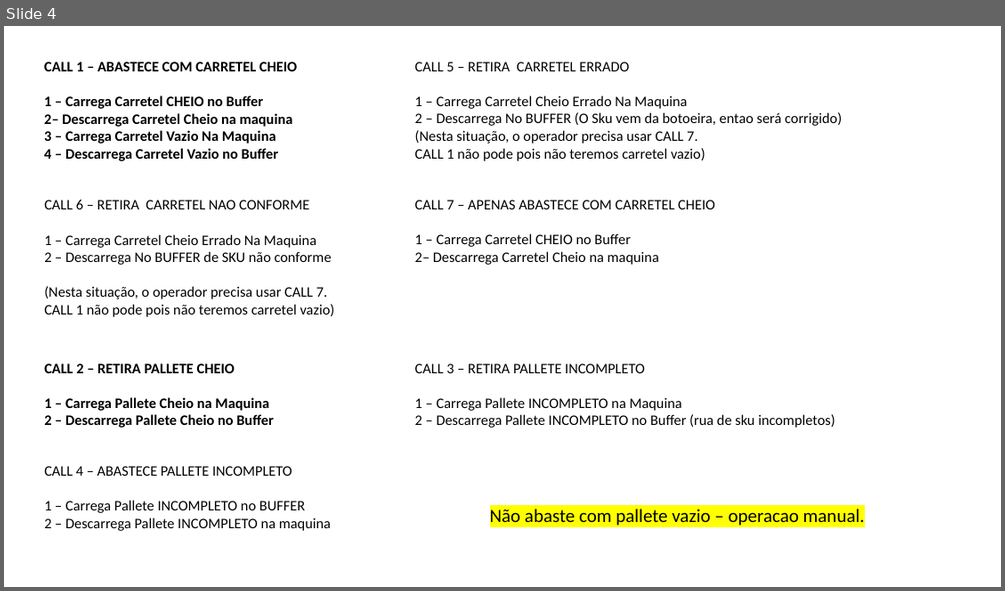
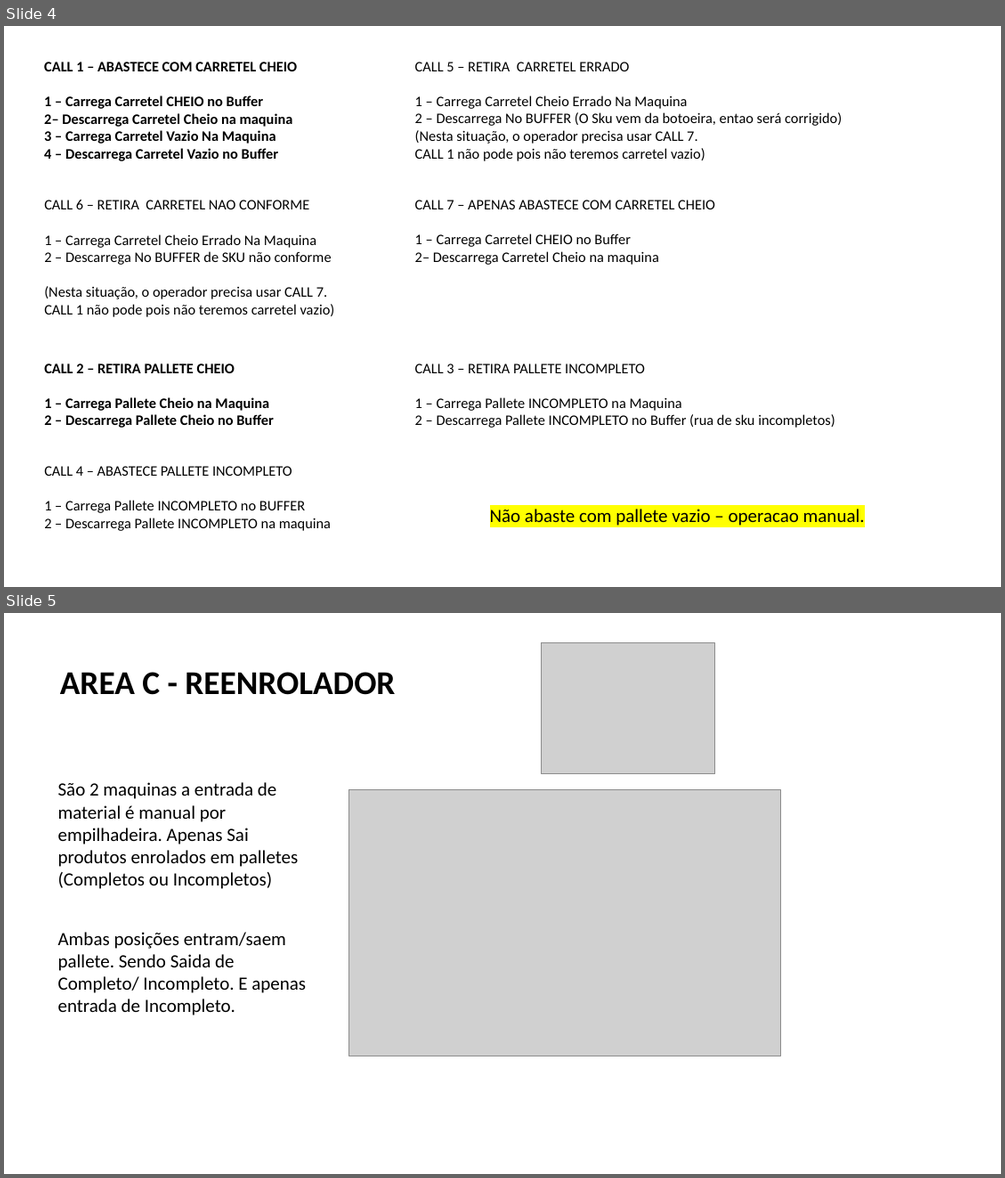
Before and after one commit to fdmartins/tunkers-warehouse-manager, a slide deck: docs/PROCESSO DETALHADO FABIO.pptx. Shown one above the other, each under a label of ours: slide 4 before the commit, slides 4 and 5 after it. The pictures are 1005x591 and 1005x1178 pixels, drawn with LibreOffice and Linux fonts; fonts in the diff are those of the drawing; grey boxes stand for pictures. Boxes give left, top, right and bottom in pixels: in the first picture for what was removed or moved away, otherwise in the second. Text is boxed around its words. In the diff, an @@ line names an element or a change of style, - is before the commit and + after.

Commit message:
implementado - mas falta testar: - REENROLADOR - SPIDER - BARRICA - CAPA CAPA

```diff
--- a/docs/PROCESSO DETALHADO FABIO.pptx
+++ b/docs/PROCESSO DETALHADO FABIO.pptx
@@ slide 5 added at (4,613,1001,1174), background #FFFFFF @@
@@ picture added at (542,643,715,774) @@
@@ text added at (60,672,395,695), 32 pt, text #000000, bold @@
+AREA C - REENROLADOR
@@ text added at (58,782,298,889), 18 pt, text #000000 @@
+São 2 maquinas a entrada de material é manual por empilhadeira. Apenas Sai produtos enrolados em palletes (Completos ou Incompletos)
@@ picture added at (348,789,780,1056) @@
@@ text added at (58,932,306,1015), 18 pt, text #000000 @@
+Ambas posições entram/saem pallete. Sendo Saida de Completo/ Incompleto. E apenas entrada de Incompleto.
```
Also in this commit, not shown: 14 other slides added, 58 other files.
